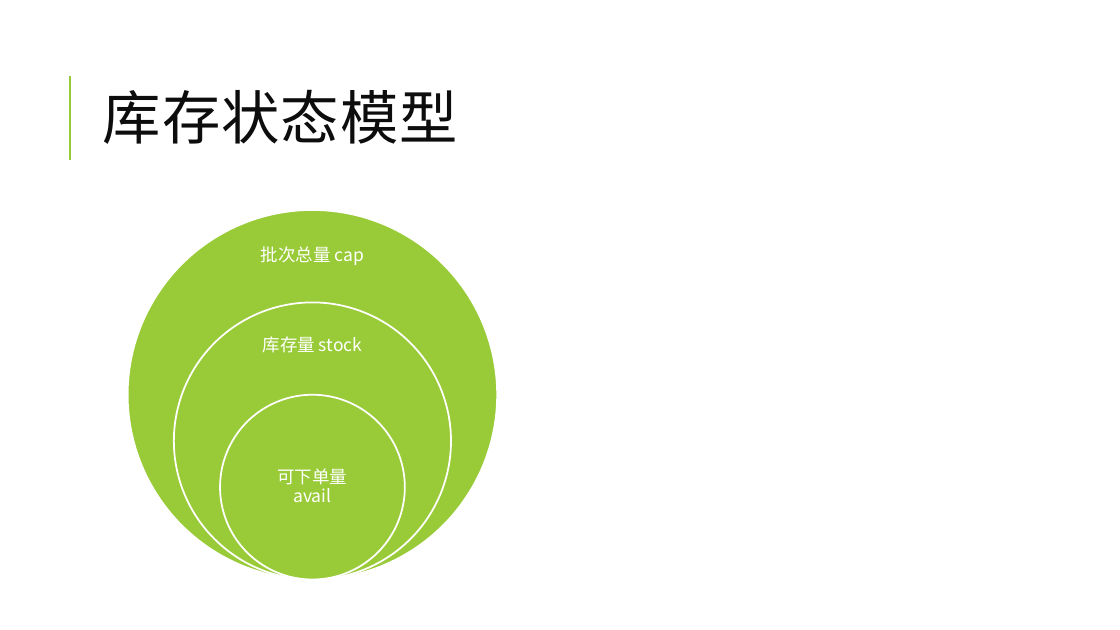
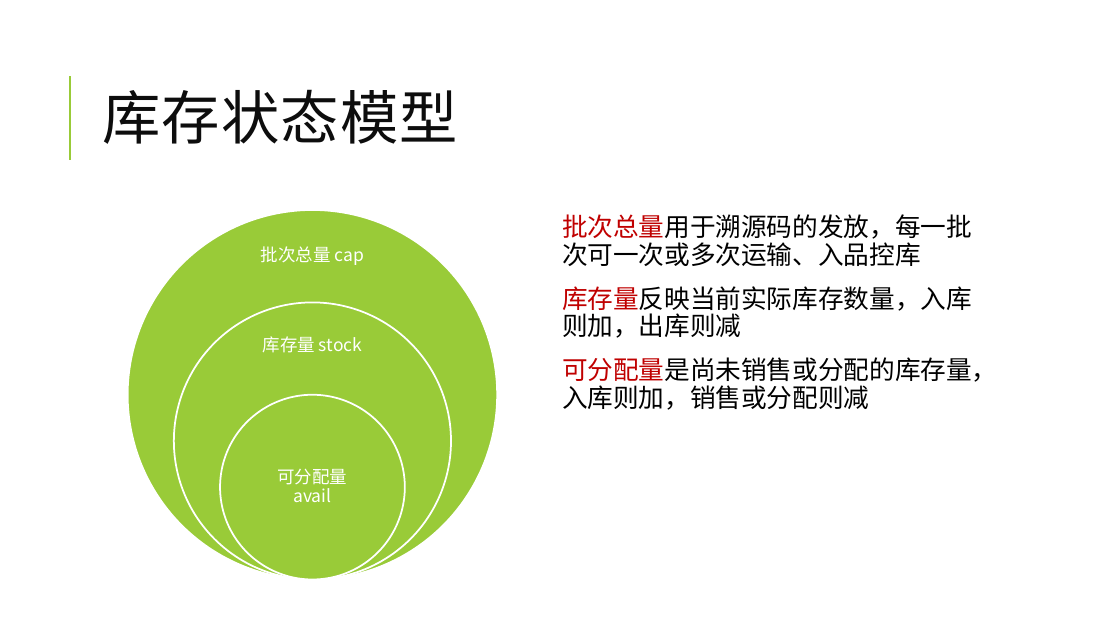
Before and after one commit to jzgi/chainsmart, a slide deck: slide 24 of Docs/品链供销平台.pptx. Drawn at 1120x630 pixels with LibreOffice and Linux fonts; fonts in the diff are those of the drawing. Boxes give left, top, right and bottom in pixels: in the first picture for what was removed or moved away, otherwise in the second. Text is boxed around its words. In the diff, an @@ line names an element or a change of style, - is before the commit and + after.

```diff
--- a/Docs/品链供销平台.pptx
+++ b/Docs/品链供销平台.pptx
@@ text added at (x1=562, y1=214, x2=998, y2=410), 22 pt, text #000000 @@
+  批次总量用于溯源码的发放，每一批次可一次或多次运输、入品控库
+  库存量反映当前实际库存数量，入库则加，出库则减
+  可分配量是尚未销售或分配的库存量，入库则加，销售或分配则减
@@ text at (x1=277, y1=468, x2=347, y2=502): text changed @@
-可下单量
-avail
+可分配量
+avail
```
Also in this commit, not shown: 6 other files.
